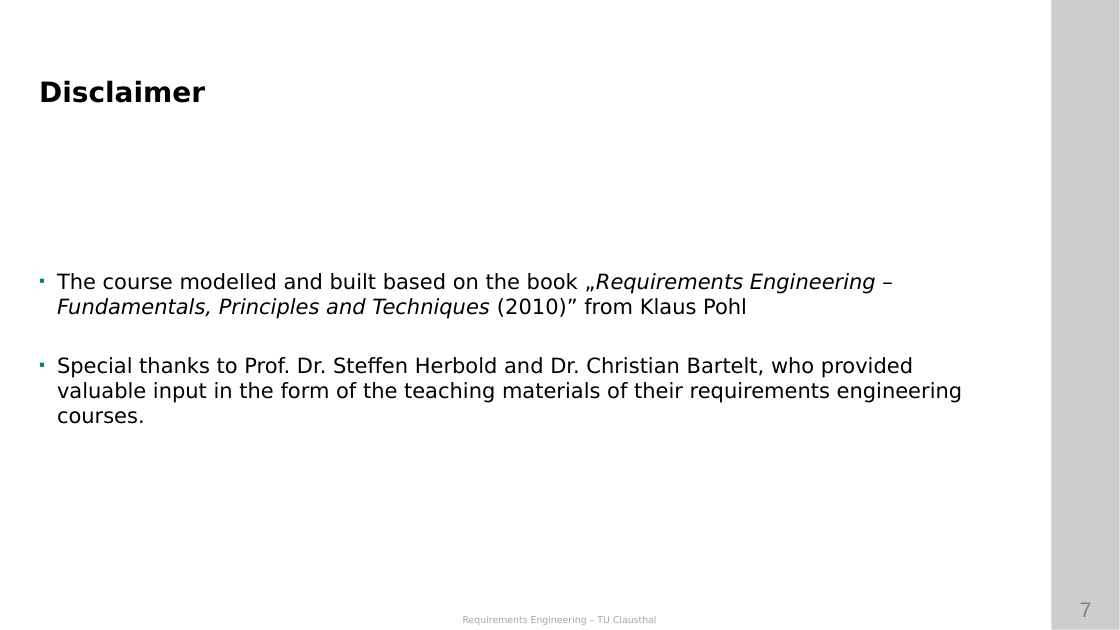
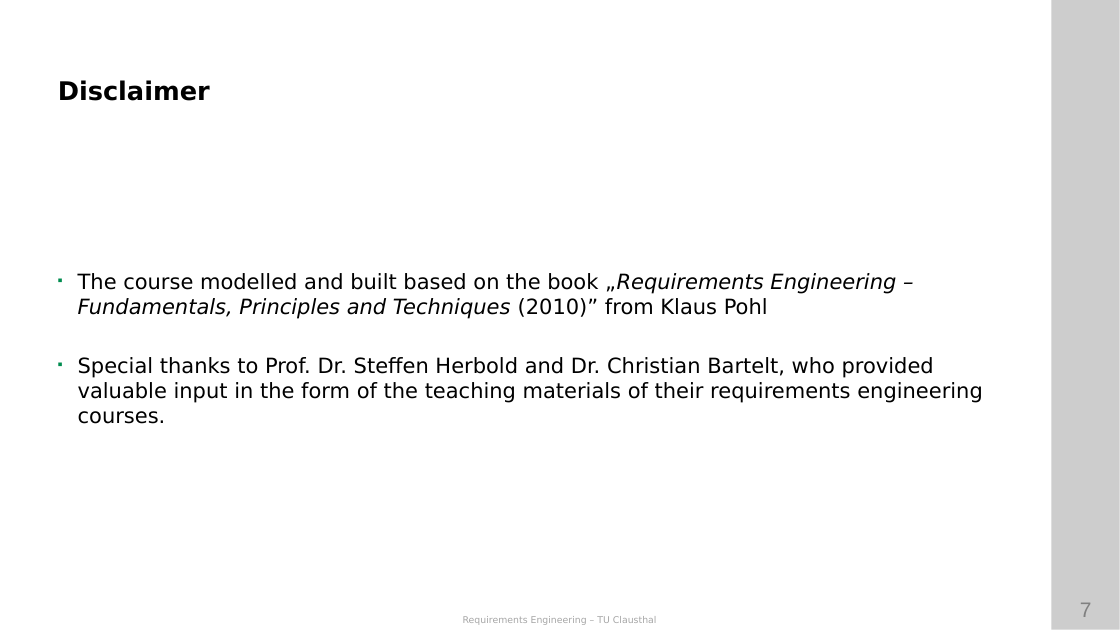
Before and after one commit to ETCE-LAB/teaching-material, a slide deck: slide 7 of Requirements-Engineering/RE-L00-Organization.pptx. Drawn at 1120x630 pixels with LibreOffice and Linux fonts; fonts in the diff are those of the drawing; background and template pictures are left out. Boxes give left, top, right and bottom in pixels: in the first picture for what was removed or moved away, otherwise in the second. Text is boxed around its words. In the diff, an @@ line names an element or a change of style, - is before the commit and + after.

```diff
--- a/Requirements-Engineering/RE-L00-Organization.pptx
+++ b/Requirements-Engineering/RE-L00-Organization.pptx
@@ text "Disclaimer": place and size @@
-text "Disclaimer" at box(39, 80, 205, 103)
+text "Disclaimer" at box(58, 80, 210, 101)
@@ text "Disclaimer" at box(58, 80, 210, 101): size 24 to 22 pt @@
@@ text "The course modelled and built ...": place and size @@
-text "The course modelled and built ..." at box(57, 273, 963, 424)
+text "The course modelled and built ..." at box(78, 273, 983, 424)
@@ text "The course modelled and built ..." at box(78, 273, 983, 424): bullet ▪ to ◾ @@
```
Also in this commit, not shown: 15 other slides changed, 1 other file.
